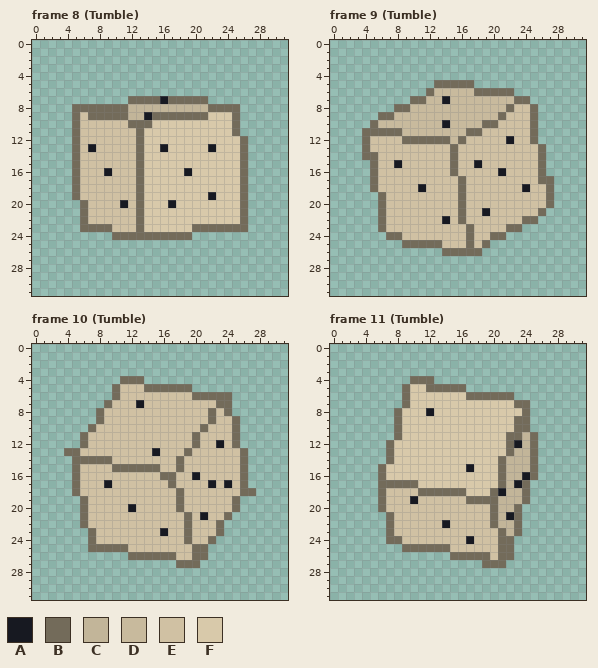
Pixel-art file, stored at assets/source/aseprite/rolls/d6.aseprite. This is how it looked before the edit.
32x32 pixels, 24 frames. Colours within 5 levels of each other are drawn and written as one. Shown: frame 8 (Tumble), frame 9 (Tumble), frame 10 (Tumble), frame 11 (Tumble). The commit also changed other frames, which this record leaves out.
Palette (. is transparent): A #171921  B #736b5a  C #c2b599  D #c8ba9d  E #d0c1a3  F #d8c9aa
Pixels before, frame 8 (Tumble), first column x 5:
 7 .......BBBBABBBBB.....
 8 BBBBBBBCCCCCCCCCCBBBB.
 9 BEBBBBBCCABBBBBBBFFFB.
10 BEEEEEEBBBFFFFFFFFFFB.
11 BEEEEEEEBFFFFFFFFFFFB.
12 BEEEEEEEBFFFFFFFFFFFFB
13 BEAEEEEEBFFAFFFFFAFFFB
14 BEEEEEEEBFFFFFFFFFFFFB
15 BEEEEEEEBFFFFFFFFFFFFB
16 BEEEAEEEBFFFFFAFFFFFFB
17 BEEEEEEEBFFFFFFFFFFFFB
18 BEEEEEEEBFFFFFFFFFFFFB
19 BEEEEEEEBFFFFFFFFAFFFB
20 .BEEEEAEBFFFAFFFFFFFFB
21 .BEEEEEEBFFFFFFFFFFFFB
22 .BEEEEEEBFFFFFFFFFFFFB
23 .BBBBEEEBFFFFFFBBBBBBB
24 .....BBBBBBBBBB.......
Pixels before, frame 9 (Tumble), first column x 4:
 5 .........BBBBB..........
 6 ........BDDDDDBBBBB.....
 7 ......BBDDADDDDDDDDBB...
 8 ....BBDDDDDDDDDDDDBEEB..
 9 ..BBDDDDDDDDDDDDDBEEEB..
10 .BDDDDDDDDADDDDBBEEEEB..
11 BBBBBDDDDDDDDBBEEEEEEB..
12 BEEEEBBBBBBDBEEEEEAEEB..
13 BEEEEEEEEEEBEEEEEEEEEEB.
14 BBEEEEEEEEEBEEEEEEEEEEB.
15 .BEEAEEEEEEBEEAEEEEEEEB.
16 .BEEEEEEEEEBEEEEEAEEEEB.
17 .BEEEEEEEEEEBEEEEEEEEEBB
18 .BEEEEEAEEEEBEEEEEEEAEEB
19 ..BEEEEEEEEEBEEEEEEEEEEB
20 ..BEEEEEEEEEBEEEEEEEEEEB
21 ..BEEEEEEEEEBEEAEEEEEEB.
22 ..BEEEEEEEAEBEEEEEEEBB..
23 ..BEEEEEEEEEEBEEEEBB....
24 ...BBEEEEEEEEBEEBB......
25 .....BBBBBEEEBEB........
26 ..........BBBBB.........
Pixels before, frame 10 (Tumble), first column x 4:
 4 .......BBB..............
 5 ......BEEEBBBBBB........
 6 ......BEEEEEEEEEBBBBB...
 7 .....BEEEAEEEEEEEEEBB...
 8 ....BEEEEEEEEEEEEEBEB...
 9 ....BEEEEEEEEEEEEEBEEB..
10 ...BEEEEEEEEEEEEEBEEEB..
11 ..BEEEEEEEEEEEEEBEEEEB..
12 ..BEEEEEEEEEEEEEBEEAEB..
13 BBEEEEEEEEEAEEEBEEEEEEB.
14 .BBBBBEEEEEEEEBEEEEEEEB.
15 .BEEEEBBBBBBEEBEEEEEEEB.
16 .BEEEEEEEEEEBBEEAEEEEEB.
17 .BEEEAEEEEEEEBEEEEAEAEB.
18 .BEEEEEEEEEEEEBEEEEEEEBB
19 ..BEEEEEEEEEEEBEEEEEEB..
20 ..BEEEEEAEEEEEBEEEEEEB..
21 ..BEEEEEEEEEEEEBEAEEB...
22 ..BEEEEEEEEEEEEBEEEB....
23 ...BEEEEEEEEAEEBEEEB....
24 ...BEEEEEEEEEEEBEEB.....
25 ...BBBBBEEEEEEEEBB......
26 ........BBBBBBEEBB......
27 ..............BBB.......
Pixels before, frame 11 (Tumble), first column x 6:
 4 ....BBB.............
 5 ...BFFBBBBB.........
 6 ...BFFFFFFFBBBBBB...
 7 ...BFFFFFFFFFFFFFBB.
 8 ..BFFFAFFFFFFFFFFFB.
 9 ..BFFFFFFFFFFFFFFBB.
10 ..BFFFFFFFFFFFFFFBB.
11 ..BFFFFFFFFFFFFFBBCB
12 .BFFFFFFFFFFFFFFBACB
13 .BFFFFFFFFFFFFFFBCCB
14 .BFFFFFFFFFFFFFBCCCB
15 BFFFFFFFFFFAFFFBCCCB
16 BFFFFFFFFFFFFFFBCCAB
17 BBBBBFFFFFFFFFFBCAB.
18 BEEEEBBBBBBFFFBACCB.
19 BEEEAEEEEEEBBBBCCCB.
20 BEEEEEEEEEEEEEBCCB..
21 .BEEEEEEEEEEEEBCAB..
22 .BEEEEEEAEEEEEBCCB..
23 .BEEEEEEEEEEEEEBCB..
24 .BBEEEEEEEEAEEEBB...
25 ...BBBBBBEEEEEEBB...
26 .........BBBBBEBB...
27 .............BBB....
After the commit:
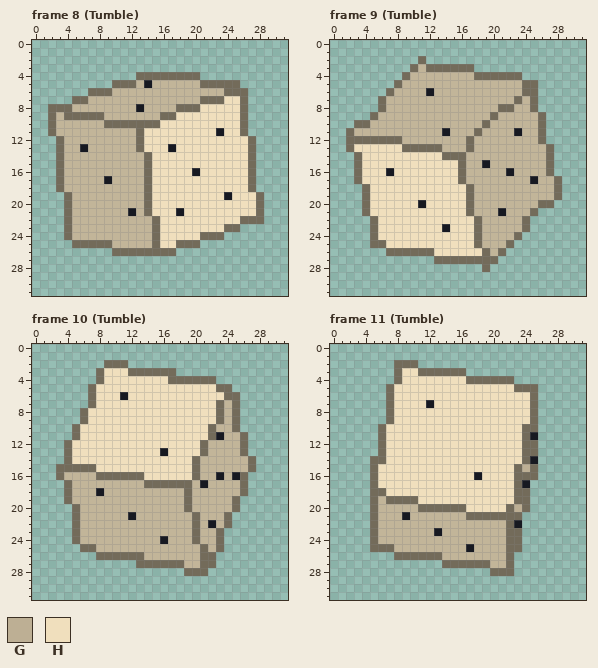
Colours new in this view: G #bdaf94  H #f0dfbd
Change:
Changed rows in their new state; - is an unchanged pixel.
Frame 8 (Tumble):
first column x 2:
 4 -----------BBBBBBBB--------
 5 --------BBBCACCCCCCBBBBB---
 6 -----BBBCCCCCCCCCCCCCCBBB--
 7 ---BBCCCCCCCCCCCCCC-BBHHB--
 8 BBBCCCCCCC-A----BBBHHHHHB--
 9 BCB-B--CCC--CC--HHHHHHHHB--
10 BCCCCCCBBB---BHHHHHHHHHHB--
11 BCCCCCCCCCC-HHHHHHHHHAHHB--
12 -BCCCCCCCCC-HHHHHHHHHHHHHB-
13 -BCCACCCCCC-HHHAHHHHHHHHHB-
14 -BCCCCCCCCCCBHHHHHHHHHHHHB-
15 -BCCCCCCCCCCBHHHHHHHHHHHHB-
16 -BCCCCCCCCCCBHHHHHAHHHHHHB-
17 -BCCCCCACCCCBHHHHHHHHHHHHB-
18 -BCCCCCCCCCCBHHHHHHHHHHHHB-
19 --BCCCCCCCCCBHHHHHHHHHAHHHB
20 --BCCCCCCCCCBHHHHHHHHHHHHHB
21 --BCCCCCCCACBHHHAHHHHHHHHHB
22 --BCCCCCCCCCCBHHHHHHHHHH-BB
23 --BCCCCCCCCCCBHHHHHHHH--.--
24 --BCCCCCCCCCC-HHHHHBBB-----
25 ---BBBBBCCCCCBHHBBB--------
26 --------BBBBBBBB-----------
Frame 9 (Tumble):
first column x 2:
 2 ---------B-----------------
 3 --------BCBBBBBB-----------
 4 -------BCCCCCCCCBBBBBB-----
 5 ------BCCCCCCCCCCCCCCCBB---
 6 -----BCCCCACCCCCCCCCCCBB---
 7 ----BCCCCCCCCCCCCCCCC-CB---
 8 ----BCCCCCCCCCCCCCCB-CC----
 9 ---BCCCCCCCCCCCCCCBCCCCCB--
10 -BBCCCCCCCCCCCCCC-CCCCCCB--
11 BCCCCCCCCCCCACCC-CCCCACCB--
12 BB-BBBBCCCCCCCCBCCCCCCCCB--
13 BHHHHHHBBBBBCCCBCCCCCCCCCB-
14 -BHHHHHHHHHHB-BCCCCCCCCCCB-
15 -BHHHHHHHHHHHHBCCACCCCCCCB-
16 -BHHHAHHHHHHHHBCCCCCACCCCB-
17 -BHHHHHHHHHHHH-CCCCCCCCACCB
18 --BHHHHHHHHHHHHBCCCCCCCCCCB
19 --BHHHHHHHHHHHHBCCCCCCCCCCB
20 --BHHHHHHAHHHHHBCCCCCCCCB--
21 --BHHHHHHHHHHHHBCCCACCCB.--
22 ---BHHHHHHHHHHHHBCCCCC-.---
23 ---BHHHHHHHHAHHHBCCCCCB----
24 ---BHHHHHHHHHHHHBCCCCB-----
25 ---BBHHHHHHHHHHHBCCCB------
26 -----BBBBBBHHHHHHBCB-------
27 -----------BBBBBBBB--------
28 -----------------B---------
Frame 10 (Tumble):
first column x 3:
 2 ------BBB----------------
 3 -----BHHHBBBBBB----------
 4 -----BHHHHHHHHBBBBBB-----
 5 ----BHHHHHHHHHHHHHHHBB---
 6 ----BHHHAHHHHHHHHHHHH-B--
 7 ----BHHHHHHHHHHHHHHH-CB--
 8 ---BHHHHHHHHHHHHHHHHBCB--
 9 ---BHHHHHHHHHHHHHHHHBC---
10 --BHHHHHHHHHHHHHHHHBCC---
11 --BHHHHHHHHHHHHHHHHBACCB-
12 -BHHHHHHHHHHHHHHHHBCCCCB-
13 --HHHHHHHHHHHAHHHHBCCCC--
14 -BHHHHHHHHHHHHHHHBCCCCCCB
15 BB-BBHHHHHHHHHHHHBCCCCCCB
16 BCCCCBBBBBBHHHHHHBCCACA--
17 -BCCCCCCCCCBBB-BBCACCCC--
18 -BCCCACCCCCCCCCCBCCCCCC-.
19 -BCCCCCCCCCCCCCCBCCCCC---
20 --BCCCCCCCCCCCCCBCCCCC---
21 --BCCCCCCACCCCCCCBCCC----
22 --BCCCCCCCCCCCCCCBCACB---
23 --BCCCCCCCCCCCCCCBCC-----
24 --BCCCCCCCCCCACCCBCCB----
25 ---B-CCCCCCCCCCCCC-CB----
26 -----BBBB--CCCCCCC-B-----
27 ----------BBBBB-CCBB-----
28 ----------------BBB------
Frame 11 (Tumble):
first column x 5:
 2 ---BBB---------------
 3 ---BHHBBBBBB---------
 4 ---BHHHHHHHHBBBBBB---
 5 --BHHHHHHHHHHHHHHHBBB
 6 --BHHHHHHHHHHHHHHHHHB
 7 --BHHHHAHHHHHHHHHHHHB
 8 --BHHHHHHHHHHHHHHHHHB
 9 --BHHHHHHHHHHHHHHHHHB
10 -BHHHHHHHHHHHHHHHHH-B
11 -BHHHHHHHHHHHHHHHHHBA
12 -BHHHHHHHHHHHHHHHHHB-
13 -BHHHHHHHHHHHHHHHHHB-
14 BBHHHHHHHHHHHHHHHHHBA
15 BHHHHHHHHHHHHHHHHHBG-
16 BHHHHHHHHHHHHAHHHHBB-
17 BHHHHHHHHHHHHHHHHHBA-
18 B-HHHHHHHHHHHHHHHHB--
19 BCBBBBHHHHHHHHHHHHB--
20 BCCCCCBBBBBBHHHHHBGB-
21 BCCCACCCCCCCBBB-BB---
22 BCCCCCCCCCCCCCCC-BA--
23 BCCCCCCCACCCCCCCCB---
24 BCCCCCCCCCCCCCCCC-B--
25 BBBCCCCCCCCCACCCC-B--
26 ---BBBBBBCCCCCCCC----
27 ---------BBBBB-CCB---
28 ---------------BBB---
Pixel boxes of the changes (left, top, right, bottom) in both pictures:
changed: (48, 72, 264, 256)
changed: (346, 56, 562, 272)
changed: (56, 360, 256, 576)
changed: (370, 360, 538, 576)
